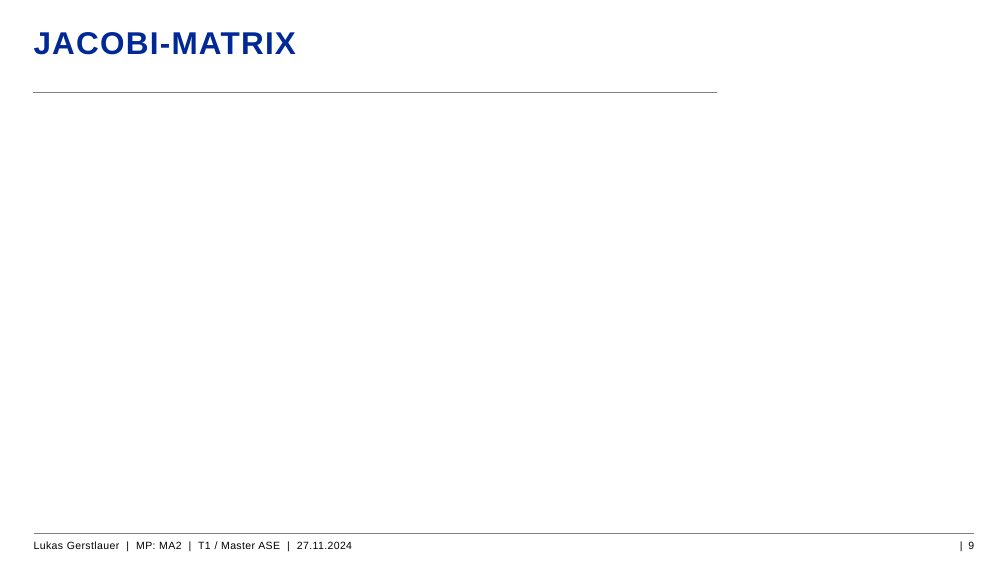
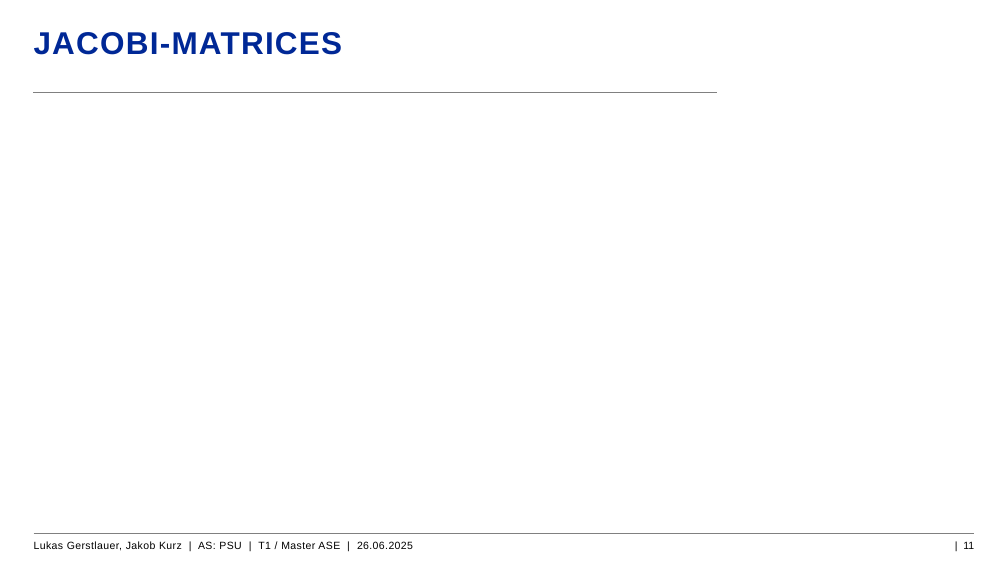
Before and after one commit to LGerstla01/ASPSU-Projects, a slide deck: slide 11 of Situation Understanding/Präsentation Kalmanfilter.pptx (slide 9 before the commit). Drawn at 1008x567 pixels with LibreOffice and Linux fonts; fonts in the diff are those of the drawing; grey boxes stand for pictures; background and template pictures are left out. Boxes give left, top, right and bottom in pixels: in the first picture for what was removed or moved away, otherwise in the second. Text is boxed around its words. In the diff, an @@ line names an element or a change of style, - is before the commit and + after.

```diff
--- a/Situation Understanding/Präsentation Kalmanfilter.pptx
+++ b/Situation Understanding/Präsentation Kalmanfilter.pptx
@@ title at (34,32,343,55): text changed @@
-JACOBI-MATRIX
+JACOBI-MATRICES
@@ text at (34,541,413,551): text changed @@
-Lukas Gerstlauer | MP: MA2 | T1 / Master ASE | 27.11.2024
+Lukas Gerstlauer, Jakob Kurz | AS: PSU | T1 / Master ASE | 26.06.2025
@@ page number at (963,541,974,549): text changed @@
-| 9
+| 11
```
Also in this commit, not shown: 12 other slides changed, 4 slides added, 1 other file.
